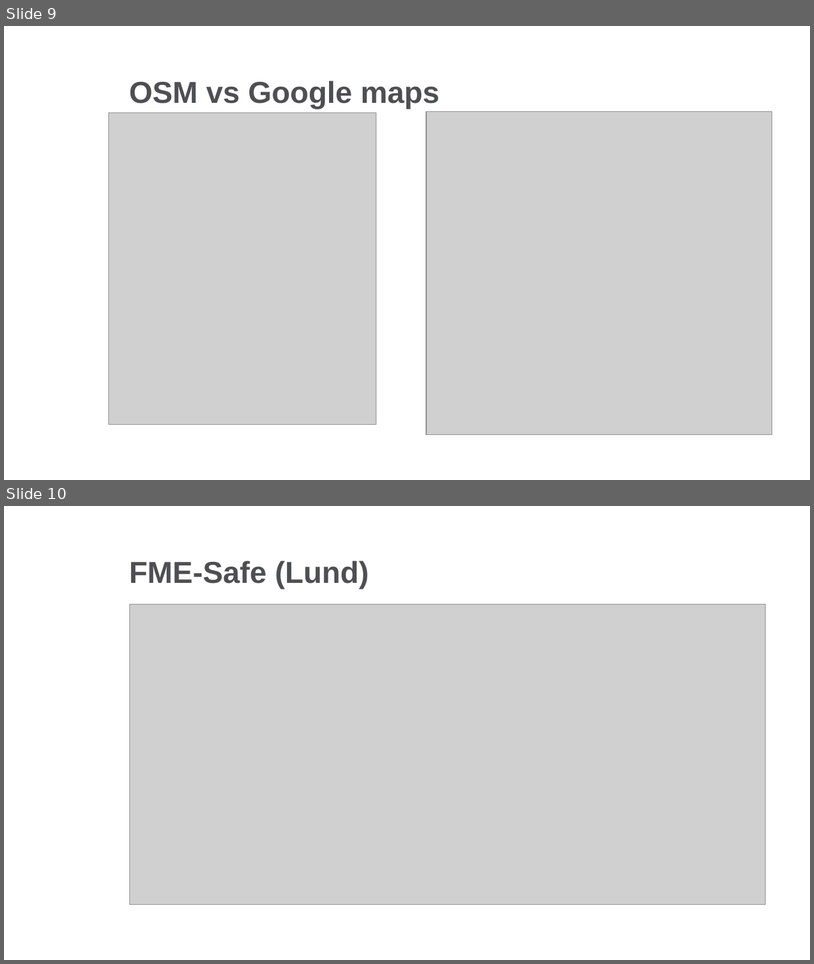
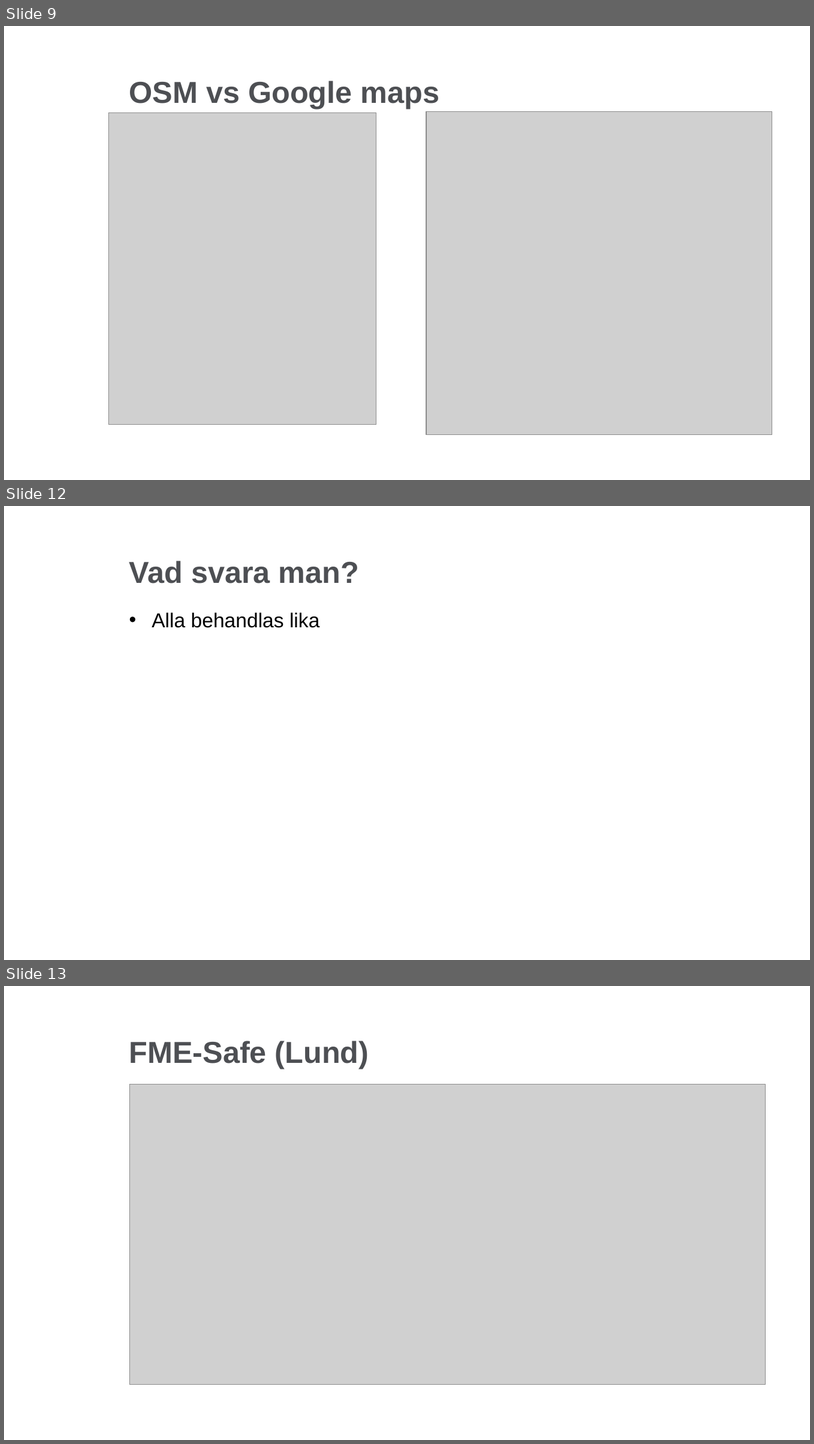
Before and after one commit to lundopendata/relativnarhet, a slide deck: RelativNarhetGeodatasamverkan2018.pptx. Shown one above the other, each under a label of ours: slides 9 and 10 before the commit, slides 9, 12 and 13 after it; the slides between them are not shown. The pictures are 814x964 and 814x1444 pixels, drawn with LibreOffice and Linux fonts; fonts in the diff are those of the drawing; grey boxes stand for pictures; background and template pictures are left out. Boxes give left, top, right and bottom in pixels: in the first picture for what was removed or moved away, otherwise in the second. Text is boxed around its words. In the diff, an @@ line names an element or a change of style, - is before the commit and + after.

```diff
--- a/RelativNarhetGeodatasamverkan2018.pptx
+++ b/RelativNarhetGeodatasamverkan2018.pptx
@@ slide 12 added at [4,506,810,960], background #FFFFFF @@
@@ title added at [129,561,359,583], 36 pt, text #4D4F53, bold @@
+Vad svara man?
@@ text added at [152,612,320,628], 24 pt, text #000000 @@
+• Alla behandlas lika
@@ what was slide 10 is now slide 13 @@
```
Also in this commit, not shown: 2 other slides added.
